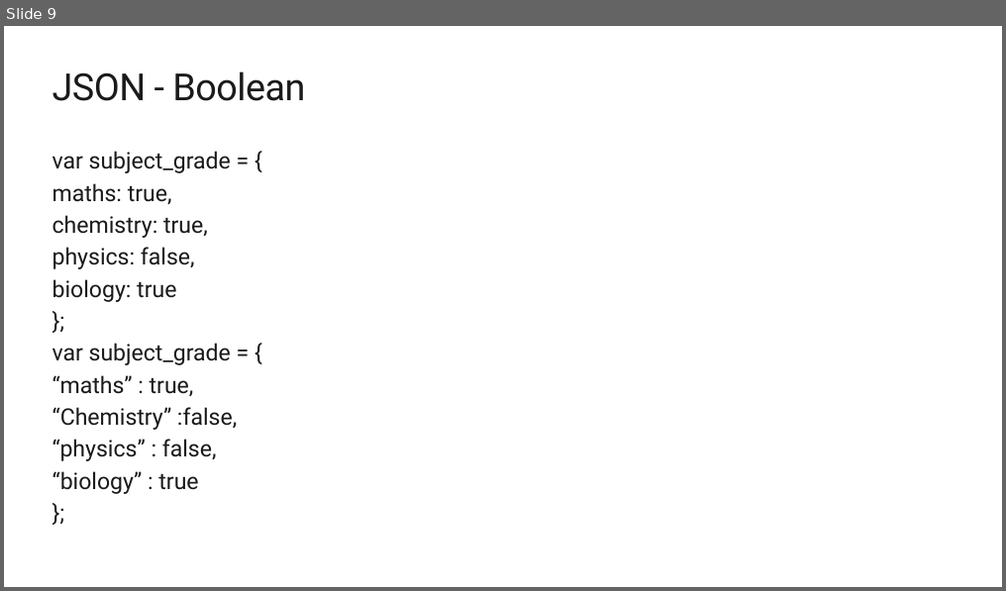
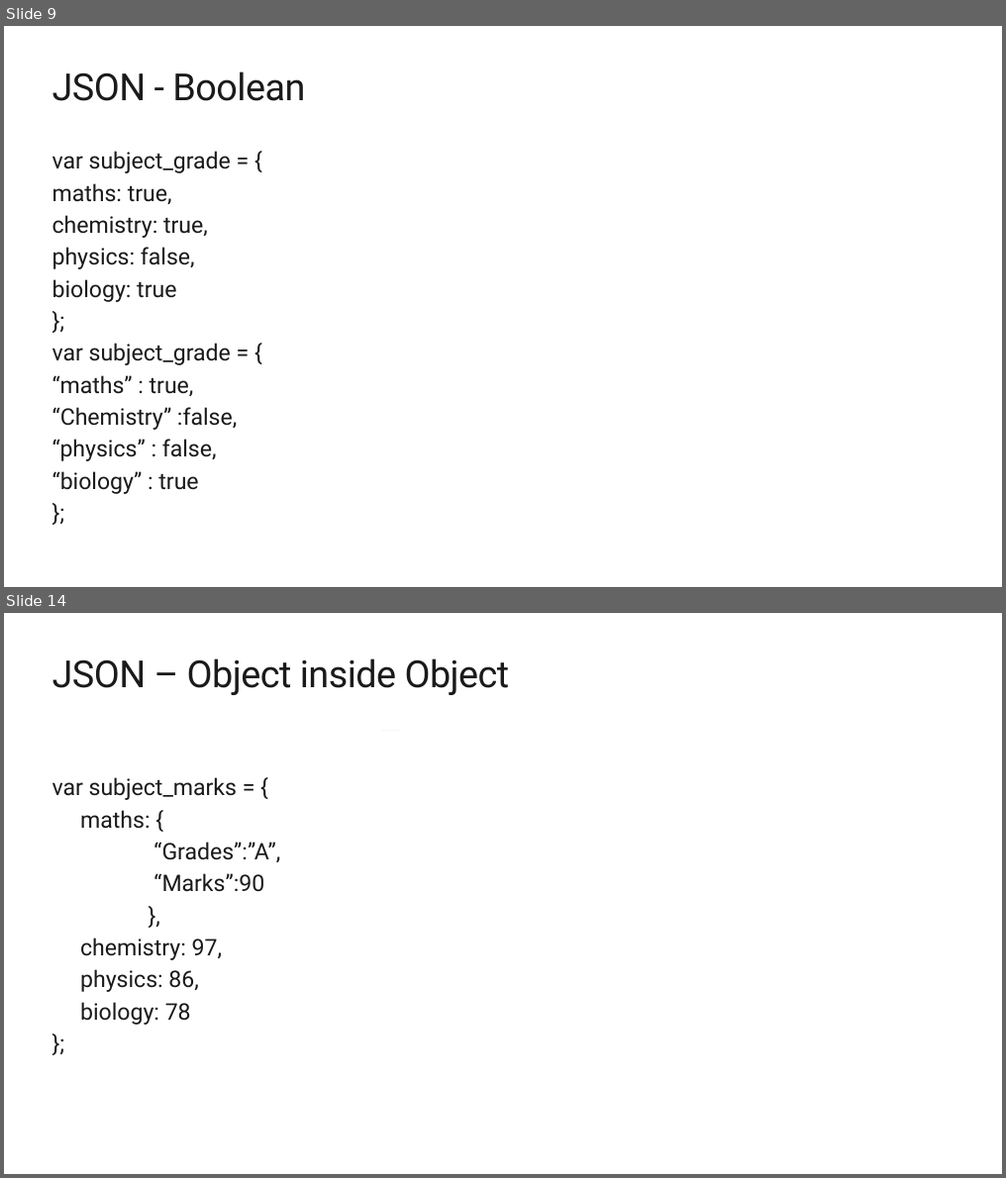
Before and after one commit to Yashank18/MSP-Workshops-Data, a slide deck: JSON_API.pptx. Shown one above the other, each under a label of ours: slide 9 before the commit, slides 9 and 14 after it; the slides between them are not shown. The pictures are 1006x591 and 1006x1178 pixels, drawn with LibreOffice and Linux fonts; fonts in the diff are those of the drawing; background and template pictures are left out. Boxes give left, top, right and bottom in pixels: in the first picture for what was removed or moved away, otherwise in the second. Text is boxed around its words. In the diff, an @@ line names an element or a change of style, - is before the commit and + after.

```diff
--- a/JSON_API.pptx
+++ b/JSON_API.pptx
@@ slide 14 added at (4,613,1002,1174), background #FFFFFF @@
@@ title added at (53,659,510,695), 36 pt, text #1A1A1A @@
+JSON – Object inside Object
@@ rectangle added at (381,730,399,730), fill #BCBCBC @@
@@ text added at (53,777,280,1025), 22 pt, text #1A1A1A @@
+var subject_marks = {
+maths: {
+“Grades”:”A”,
+“Marks”:90
+},
+chemistry: 97,
+physics: 86,
+biology: 78
+};
```
Also in this commit, not shown: 14 other slides added, 25 slides removed.
